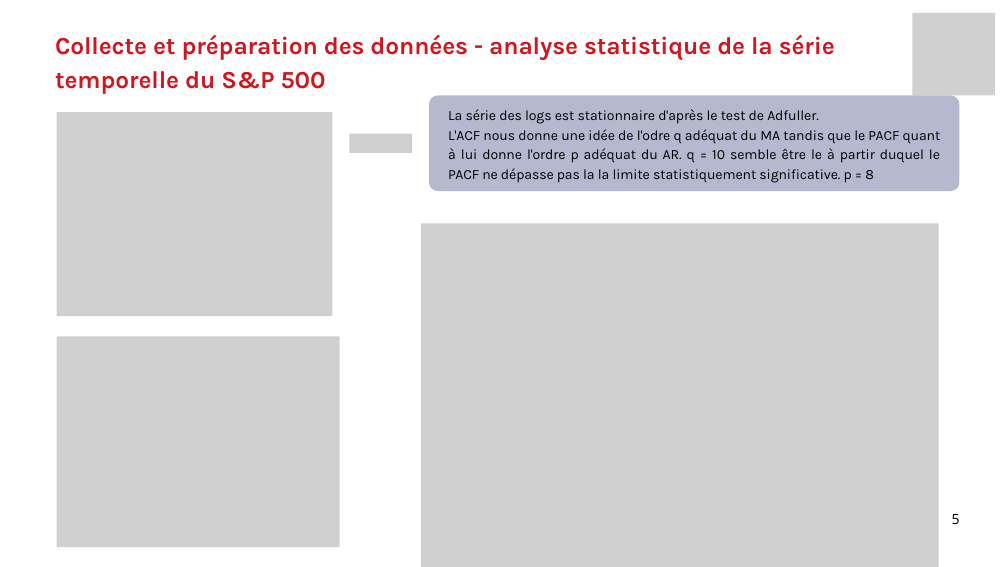
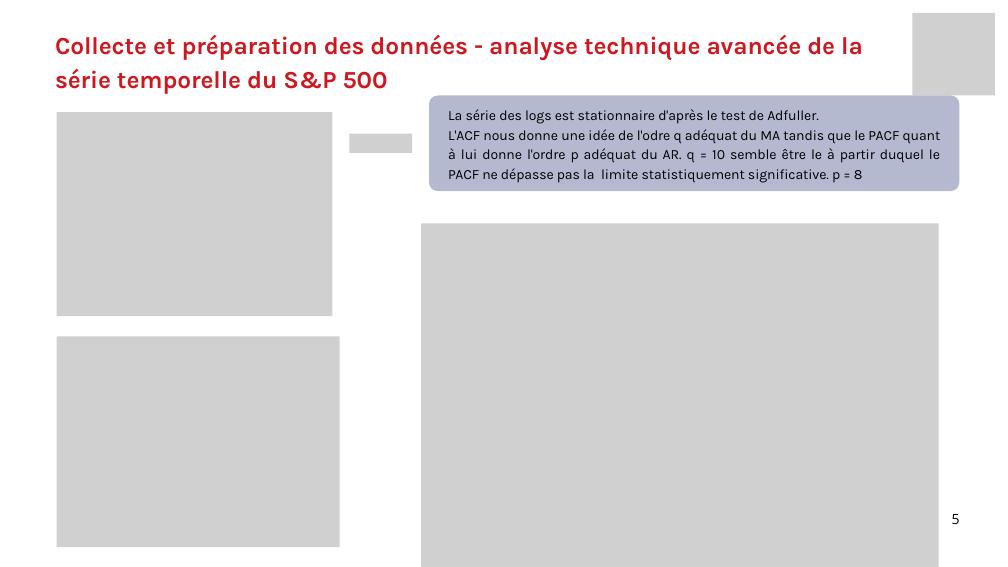
Before and after one commit to Data-project-team-ecm/TD-MID-TERM, a slide deck: slide 5 of TD noté Projet DATA.pptx. Drawn at 1008x567 pixels with LibreOffice and Linux fonts; fonts in the diff are those of the drawing; grey boxes stand for pictures. Boxes give left, top, right and bottom in pixels: in the first picture for what was removed or moved away, otherwise in the second. Text is boxed around its words. In the diff, an @@ line names an element or a change of style, - is before the commit and + after.

```diff
--- a/TD noté Projet DATA.pptx
+++ b/TD noté Projet DATA.pptx
@@ text at (55, 35, 863, 94): text changed @@
-Collecte et préparation des données - analyse statistique de la série temporelle du S&P 500
+Collecte et préparation des données - analyse technique avancée de la série temporelle du S&P 500
@@ text at (448, 129, 941, 183): text changed @@
-L'ACF nous donne une idée de l'odre q adéquat du MA tandis que le PACF quant à lui donne l'ordre p adéquat du AR. q = 10 semble être le à partir duquel le PACF ne dépasse pas la la limite statistiquement significative. p = 8
+L'ACF nous donne une idée de l'odre q adéquat du MA tandis que le PACF quant à lui donne l'ordre p adéquat du AR. q = 10 semble être le à partir duquel le PACF ne dépasse pas la limite statistiquement significative. p = 8
```
Also in this commit, not shown: 6 other slides changed, 2 slides added, 1 slide removed.
